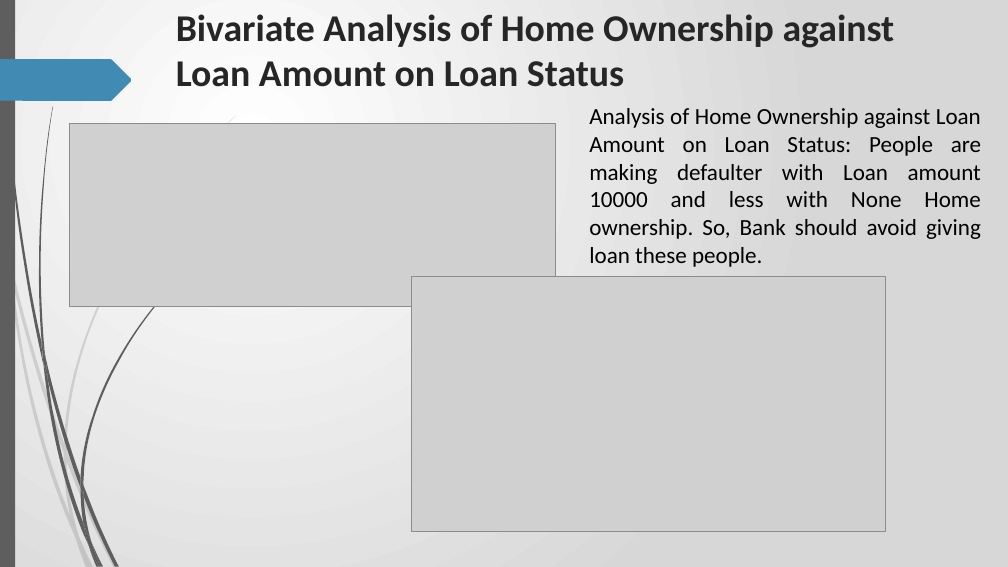
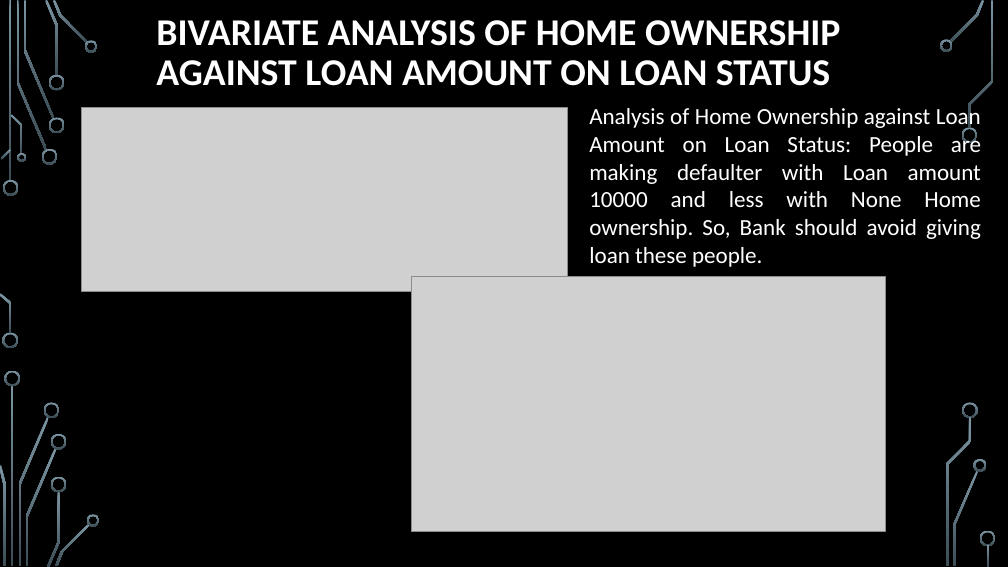
Before and after one commit to RavishankarDuMCA10/LendingClubCaseStudy, a slide deck: slide 15 of Case_Study.pptx (slide 39 before the commit). Drawn at 1008x567 pixels with LibreOffice and Linux fonts; fonts in the diff are those of the drawing; grey boxes stand for pictures; background and template pictures are left out. Boxes give left, top, right and bottom in pixels: in the first picture for what was removed or moved away, otherwise in the second. Text is boxed around its words. In the diff, an @@ line names an element or a change of style, - is before the commit and + after.

```diff
--- a/Case_Study.pptx
+++ b/Case_Study.pptx
@@ background gradient #FFFFFF to #D7D7D7 to picture (left out) @@
@@ rectangle removed at (0,0,15,567) @@
@@ title "BIVARIATE ANALYSIS OF HOME OWNERSHIP ..." at (156,20,840,86): vertical alignment top to middle @@
@@ title at (156,20,840,86): text changed; text colour #262626 to #FFFFFF @@
-Bivariate Analysis of Home Ownership against Loan Amount on Loan Status
+BIVARIATE ANALYSIS OF HOME OWNERSHIP AGAINST LOAN AMOUNT ON LOAN STATUS
@@ freeform shape removed at (0,59,132,101) @@
@@ picture: place and size @@
-picture at (70,123,555,307)
+picture at (82,108,567,292)
@@ text "Analysis of Home Ownership against ..." at (589,105,981,267): text colour #000000 to #FFFFFF @@
@@ fill #5E5E5E to gradient #7C96A3 to #3B4C54 in 5 elements at (55,523,90,566), (51,476,67,492), (87,514,100,526), (18,417,48,566), (0,293,11,333) @@
@@ freeform shape: place and size @@
-freeform shape at (42,340,48,382)
+freeform shape at (0,293,11,333)
@@ freeform shape: place and size @@
-freeform shape at (43,361,88,546)
+freeform shape at (18,417,48,566)
@@ freeform shape: place and size @@
-freeform shape at (67,451,117,567)
+freeform shape at (26,448,57,566)
@@ fill #5E5E5E at 20% opacity to gradient #7C96A3 to #3B4C54 in 3 elements at (26,448,57,566), (47,492,60,567), (51,434,67,450) @@
@@ freeform shape: place and size @@
-freeform shape at (64,443,67,461)
+freeform shape at (51,434,67,450)
@@ freeform shape: place and size @@
-freeform shape at (80,477,83,496)
+freeform shape at (51,476,67,492)
@@ freeform shape: place and size @@
-freeform shape at (64,453,79,538)
+freeform shape at (47,492,60,567)
@@ group removed at (2,0,197,567): 7 freeform shapes @@
@@ freeform shape: place and size @@
-freeform shape at (83,523,101,566)
+freeform shape at (55,523,90,566)
@@ group removed at (0,116,236,567): 7 freeform shapes @@
@@ freeform shape: place and size @@
-freeform shape at (92,544,104,567)
+freeform shape at (87,514,100,526)
@@ group added at (0,0,996,566): 25 freeform shapes, 3 rectangles @@
```
Also in this commit, not shown: 15 other slides changed, 4 slides added, 27 slides removed.
